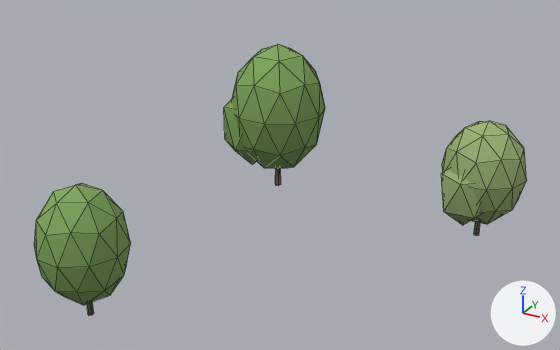
An edit to the glTF model viewer/districts/2030-haven/chunks/c_-12_1.glb, drawn before and after from the same camera.
The view is the same before and after, from a camera (50 mm lens) standing at (-2812.7, 232.9, 25.4) and looking at (-2833.7, 271.3, 6.2). The lights are fixed; the arrows at lower right show +X, +Y and +Z. The first picture is the older version. Mesh edges are drawn as thin lines. Vertices at exactly the same position are counted once.

Script lines for the objects in view, before the commit:
```python
me_tree_round_0 = bpy.data.meshes.new('tree_round_0')
me_tree_round_0.from_pydata(...)  # 66 vertices, 120 faces; spans x -0.68..0.68, y -0.7..0.7, z -1.0..1.0
me_tree_round_0.materials.append(mat_tree_vc)
# before: 7 (-0.01, 0.03, 0.06), 8 (0.01, 0.02, 0.06), 14 (0.01, -0.02, 0.06), 20 (-0.01, -0.03, 0.06), 27 (-0.04, -0.02, 0.06)
# before: 29 (-0.04, 0.02, 0.06)
me_tree_round_1 = bpy.data.meshes.new('tree_round_1')
me_tree_round_1.from_pydata(...)  # 66 vertices, 120 faces; spans x -0.68..0.68, y -0.7..0.7, z -1.0..1.0
me_tree_round_1.materials.append(mat_tree_vc)
# before: 7 (-0.01, 0.03, 0.06), 8 (0.01, 0.02, 0.06), 14 (0.01, -0.02, 0.06), 20 (-0.01, -0.03, 0.06), 27 (-0.04, -0.02, 0.06)
# before: 29 (-0.04, 0.02, 0.06)
ob_tree_5028 = bpy.data.objects.new('tree_5028', me_tree_round_1)
ob_tree_5028.parent = ob_trees__12_1
ob_tree_5028.location = (-0.054, -0.0191, 4.165)
ob_tree_5028.rotation_euler = (0.0, 0.0, -2.802)  # degrees (0, 0, -161)
ob_tree_5028.scale = (4.06, 4.06, 4.17)
ob_tree_round_0 = bpy.data.objects.new('tree_round_0', me_tree_round_0)
ob_tree_round_0.parent = ob_trees__12_1
ob_tree_round_0.location = (-16.19, 0.757, 5.645)
ob_tree_round_0.rotation_euler = (0.0, 0.0, 2.758)  # degrees (0, 0, 158)
ob_tree_round_0.scale = (5.2, 5.2, 5.64)
ob_tree_round_0_001 = bpy.data.objects.new('tree_round_0.001', me_tree_round_0)
ob_tree_round_0_001.parent = ob_trees__12_1
ob_tree_round_0_001.location = (-16.82, -20.34, 4.1)
ob_tree_round_0_001.rotation_euler = (0.0, 0.0, 2.117)  # degrees (0, 0, 121)
ob_tree_round_0_001.scale = (3.79, 3.79, 4.1)
```
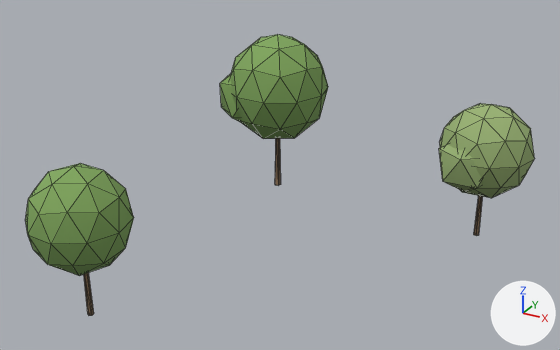
Changed parts and their boxes [x1, y1, x2, y2] in the pictures (560 x 350 px; the box of a moved part takes in the faces that stretch with it):
'tree_round_0.001', reshaped, moved, rescaled (12% wider, 16% taller)
    before: [34, 183, 131, 315]
    after: [25, 163, 134, 316]
'tree_round_0', reshaped, moved, rescaled (7% wider, 8% taller)
    before: [224, 44, 325, 185]
    after: [220, 34, 328, 186]
'tree_5028', reshaped, moved, rescaled (11% wider, 16% taller)
    before: [441, 121, 527, 236]
    after: [439, 103, 535, 236]
part 1 of me_tree_round_1, moved or reshaped
    before: [442, 121, 527, 224]
    after: [440, 103, 535, 198]
part 2 of me_tree_round_1, moved or reshaped
    before: [441, 169, 481, 225]
    after: [439, 144, 483, 192]
part 3 of me_tree_round_1, moved or reshaped (mostly hidden)
    before: [474, 222, 480, 236]
    after: [474, 196, 483, 236]
part 4 of me_tree_round_0, moved or reshaped
    before: [34, 44, 325, 305]
    after: [25, 34, 328, 276]
part 5 of me_tree_round_0, moved or reshaped
    before: [224, 99, 256, 165]
    after: [220, 74, 240, 121]
part 6 of me_tree_round_0, moved or reshaped (mostly hidden)
    before: [87, 169, 281, 315]
    after: [84, 138, 281, 316]

The change, as a list of edits to the scene's bpy script:
```text
Change me_tree_round_1:
    used by ob_tree_5028; parent = ob_trees__12_1; location = (-0.054, -0.0191, 4.165); rotation_euler = (0.0, 0.0, -2.802), in degrees (0, 0, -161); scale = (4.06, 4.06, 4.17)
    remove me_tree_round_1.from_pydata(...)  # 66 vertices, 120 faces; spans x -0.68..0.68, y -0.7..0.7, z -1.0..1.0
    add me_tree_round_1.from_pydata(...)  # 66 vertices, 120 faces; spans x -0.67..0.67, y -0.69..0.69, z -1.0..1.0
    me_tree_round_1 part 1: the loose piece of 42 vertices spanning x -0.68..0.65, y -0.7..0.7, z -0.76..1.0 is scaled about its middle by (0.989, 0.989, 0.767), then moved by (0.0, 0.0, 0.21)
    me_tree_round_1 part 2: the loose piece of 12 vertices spanning x -0.17..0.68, y -0.13..0.68, z -0.72..0.52 is scaled about its middle by (0.989, 0.989, 0.712), then moved by (0.0, 0.0, 0.32)
    me_tree_round_1 part 3
    add for i in [7, 8, 14, 20, 27, 29]: me_tree_round_1.vertices[i].co += Vector((0.0, 0.0, -0.35))
Change me_tree_round_0:
    used by ob_tree_round_0; parent = ob_trees__12_1; location = (-16.19, 0.757, 5.645); rotation_euler = (0.0, 0.0, 2.758), in degrees (0, 0, 158); scale = (5.2, 5.2, 5.64)
    remove me_tree_round_0.from_pydata(...)  # 66 vertices, 120 faces; spans x -0.68..0.68, y -0.7..0.7, z -1.0..1.0
    add me_tree_round_0.from_pydata(...)  # 66 vertices, 120 faces; spans x -0.67..0.67, y -0.69..0.69, z -1.0..1.0
    me_tree_round_0 part 4: the loose piece of 42 vertices spanning x -0.68..0.65, y -0.7..0.7, z -0.76..1.0 is scaled about its middle by (0.989, 0.989, 0.767), then moved by (0.0, 0.0, 0.21)
    me_tree_round_0 part 5: the loose piece of 12 vertices spanning x -0.17..0.68, y -0.13..0.68, z -0.72..0.52 is scaled about its middle by (0.989, 0.989, 0.712), then moved by (0.0, 0.0, 0.32)
    me_tree_round_0 part 6
    add for i in [7, 8, 14, 20, 27, 29]: me_tree_round_0.vertices[i].co += Vector((0.0, 0.0, -0.35))
Change ob_tree_5028:
    ob_tree_5028.location: (-0.054, -0.0191, 4.165) -> (-0.0597, -0.0211, 4.731)
    ob_tree_5028.scale: (4.06, 4.06, 4.17) -> (4.53, 4.53, 4.73)
Change ob_tree_round_0:
    ob_tree_round_0.location: (-16.19, 0.757, 5.645) -> (-16.19, 0.759, 6.01)
    ob_tree_round_0.scale: (5.2, 5.2, 5.64) -> (5.53, 5.53, 6.01)
Change ob_tree_round_0_001:
    ob_tree_round_0_001.location: (-16.82, -20.34, 4.1) -> (-16.82, -20.34, 4.64)
    ob_tree_round_0_001.scale: (3.79, 3.79, 4.1) -> (4.25, 4.25, 4.64)
```
